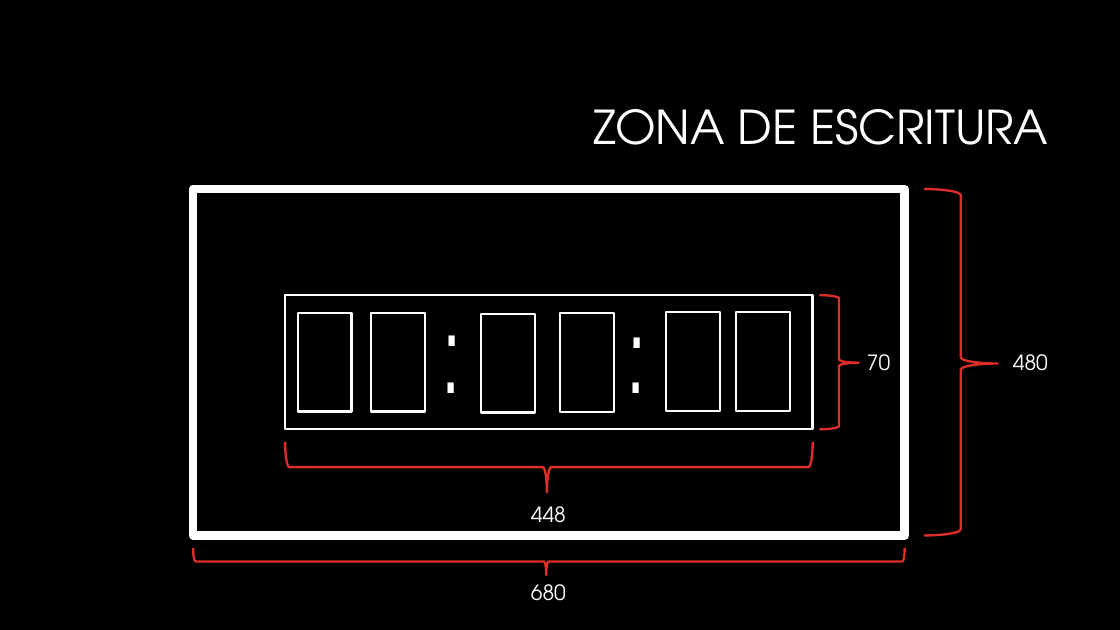
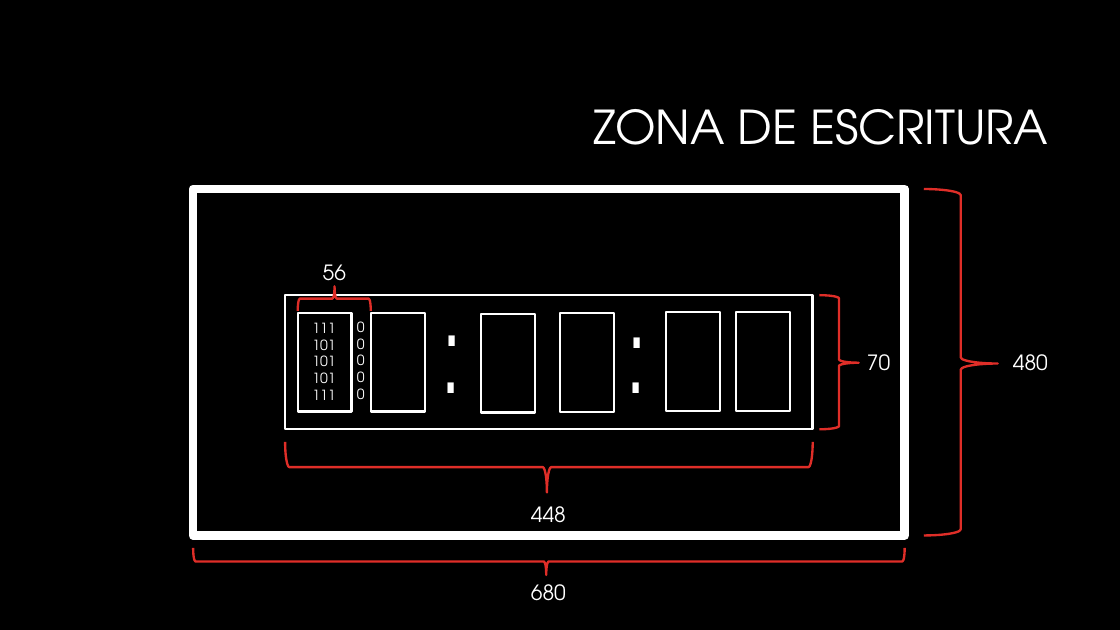
Before and after one commit to ITBA-E3-2018/tpf-team-1, a slide deck: slide 6 of Presentacion electro III.pptx. Drawn at 1120x630 pixels with LibreOffice and Linux fonts; fonts in the diff are those of the drawing; background and template pictures are left out. Boxes give left, top, right and bottom in pixels: in the first picture for what was removed or moved away, otherwise in the second. Text is boxed around its words. In the diff, an @@ line names an element or a change of style, - is before the commit and + after.

Commit message:
presentacion

```diff
--- a/Presentacion electro III.pptx
+++ b/Presentacion electro III.pptx
@@ text added at box(323, 264, 346, 290), 18 pt, text #FFFFFF @@
+56
@@ right brace added at box(297, 287, 371, 311), outline #DF2E28 2 pt @@
@@ text added at box(312, 322, 335, 400), 12 pt, text #FFFFFF @@
+111
+101
+101
+101
+111
@@ text added at box(357, 321, 365, 399), 12 pt, text #FFFFFF @@
+0
+0
+0
+0
+0
```
Also in this commit, not shown: 3 other slides changed.
